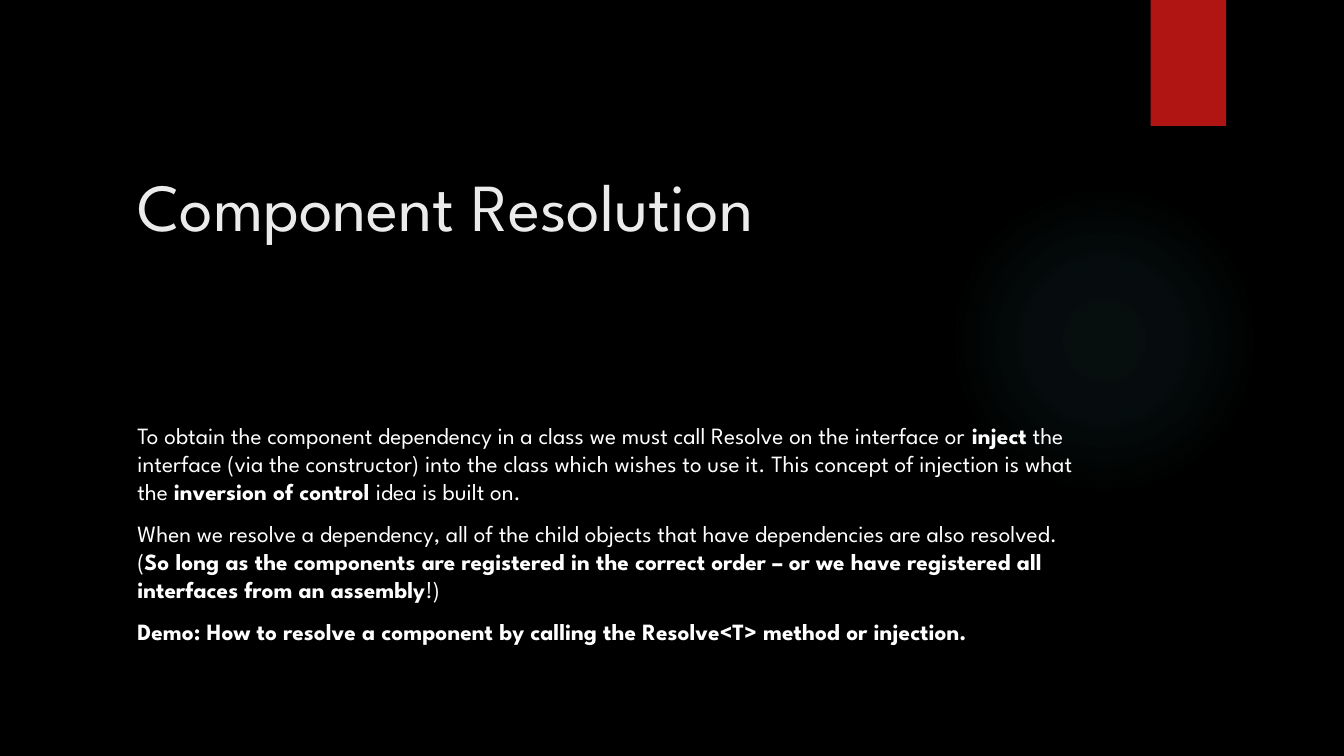
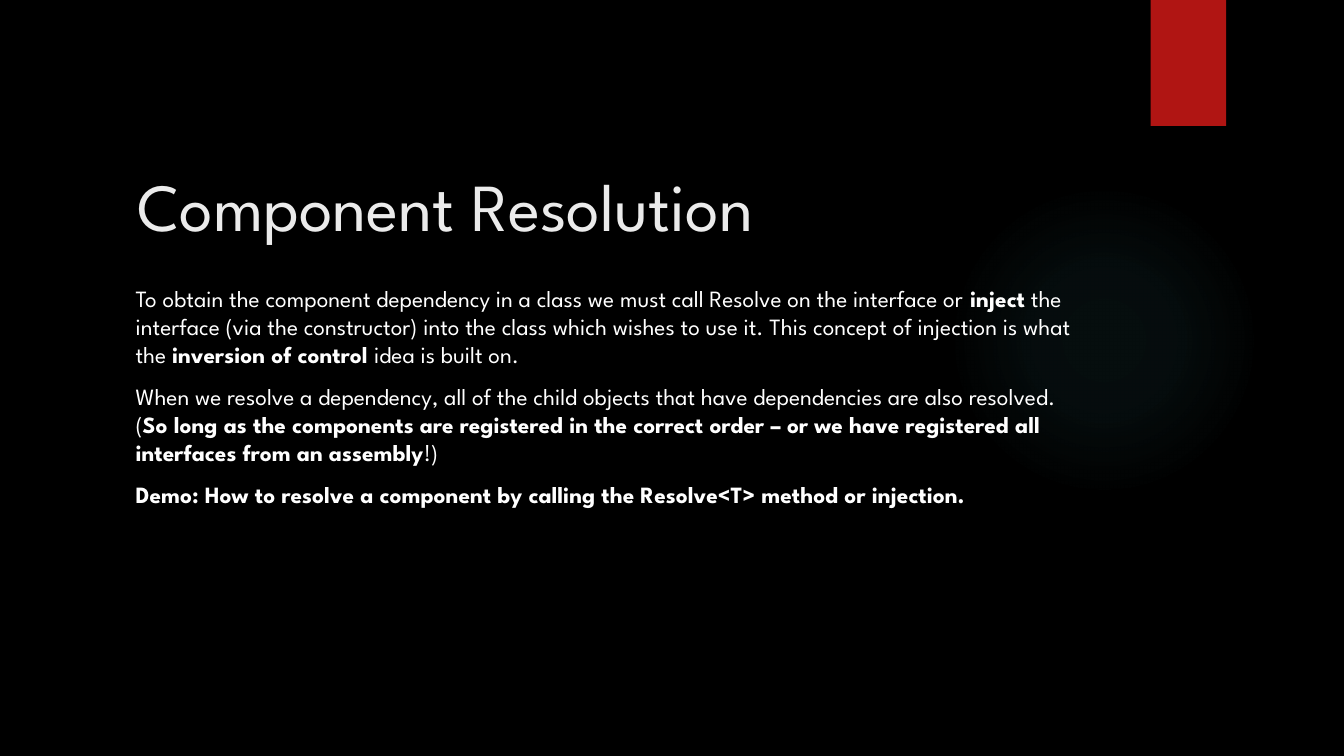
Before and after one commit to jscanlon77/dependency-injection, a slide deck: slide 7 of Castle Windsor Inversion of Control.pptx. Drawn at 1344x756 pixels with LibreOffice and Linux fonts; fonts in the diff are those of the drawing; background and template pictures are left out. Boxes give left, top, right and bottom in pixels: in the first picture for what was removed or moved away, otherwise in the second. Text is boxed around its words. In the diff, an @@ line names an element or a change of style, - is before the commit and + after.

```diff
--- a/Castle Windsor Inversion of Control.pptx
+++ b/Castle Windsor Inversion of Control.pptx
@@ text "To obtain the component dependency ...": place and size @@
-text "To obtain the component dependency ..." at (137,427,1072,645)
+text "To obtain the component dependency ..." at (136,290,1070,508)
```
Also in this commit, not shown: 7 other slides changed, 2 slides added, 2 slides removed.
